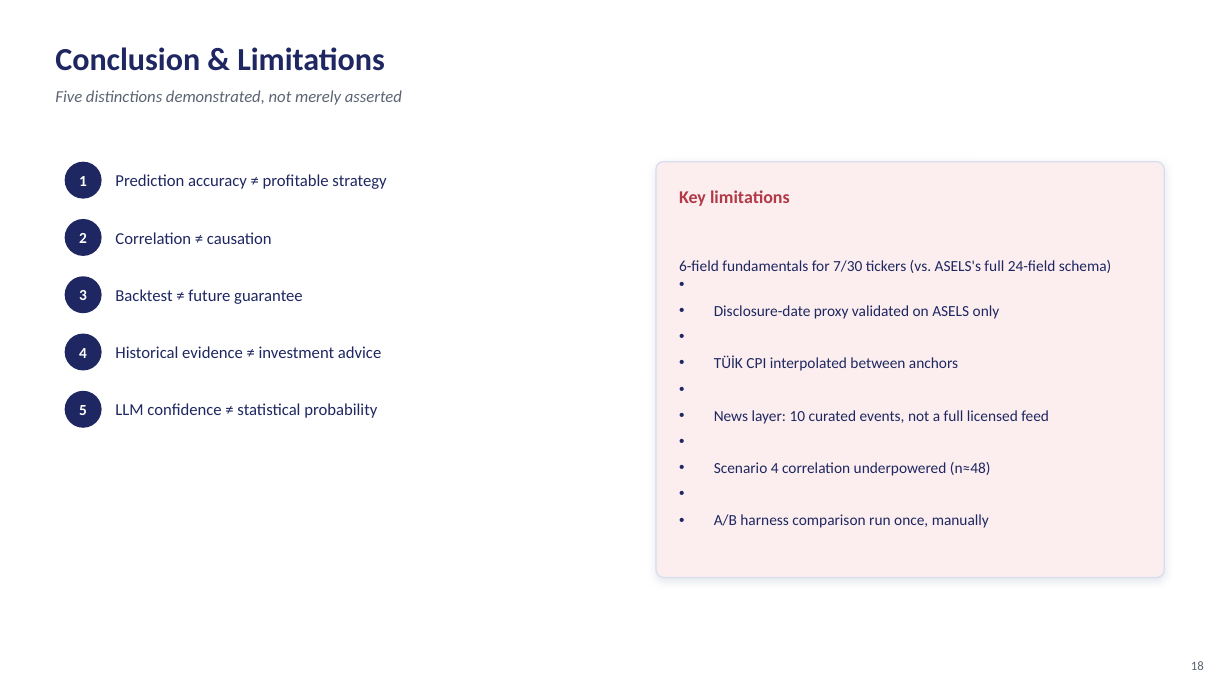
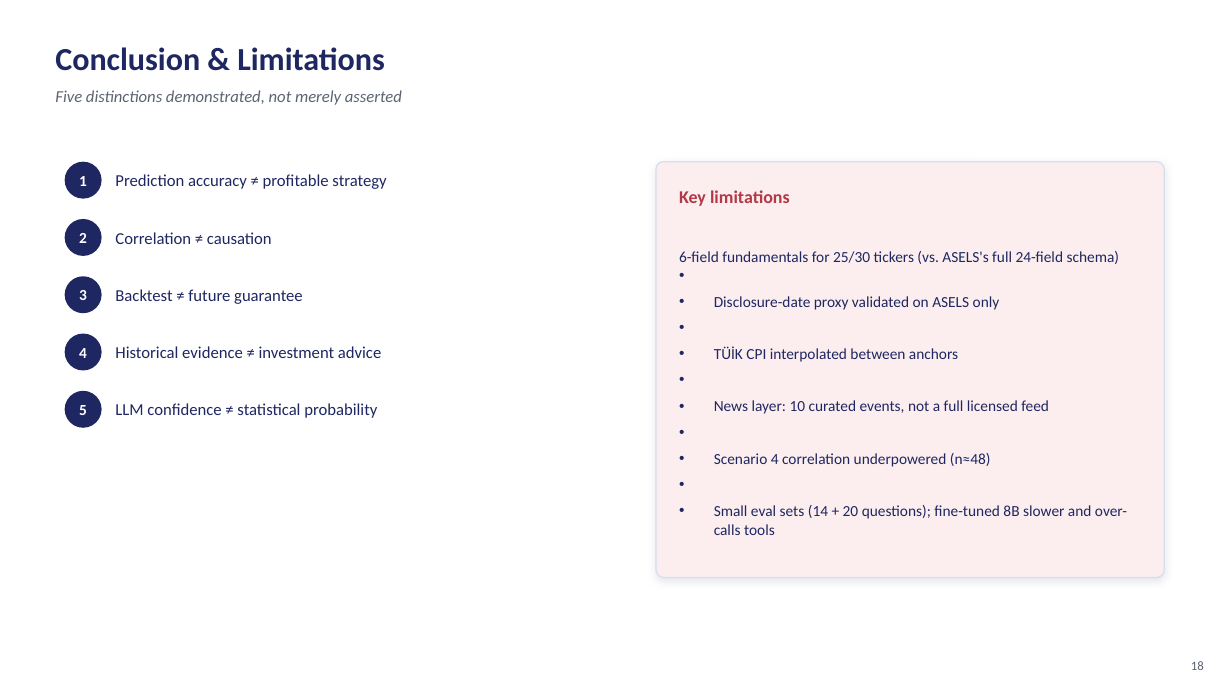
Before and after one commit to altugikiz/bist100-mcp-trader, a slide deck: slide 18 of docs/presentation/BIST100_Harness_Presentation.pptx. Drawn at 1232x693 pixels with LibreOffice and Linux fonts; fonts in the diff are those of the drawing. Boxes give left, top, right and bottom in pixels: in the first picture for what was removed or moved away, otherwise in the second. Text is boxed around its words. In the diff, an @@ line names an element or a change of style, - is before the commit and + after.

```diff
--- a/docs/presentation/BIST100_Harness_Presentation.pptx
+++ b/docs/presentation/BIST100_Harness_Presentation.pptx
@@ text at (x1=679, y1=251, x2=1120, y2=264): text changed @@
-• 6-field fundamentals for 7/30 tickers (vs. ASELS's full 24-field schema)
+• 6-field fundamentals for 25/30 tickers (vs. ASELS's full 24-field schema)
@@ text at (x1=714, y1=505, x2=1127, y2=535): text changed @@
-• A/B harness comparison run once, manually
+• Small eval sets (14 + 20 questions); fine-tuned 8B slower and over-calls tools
```
Also in this commit, not shown: 1 other slide changed, 2 other files.
